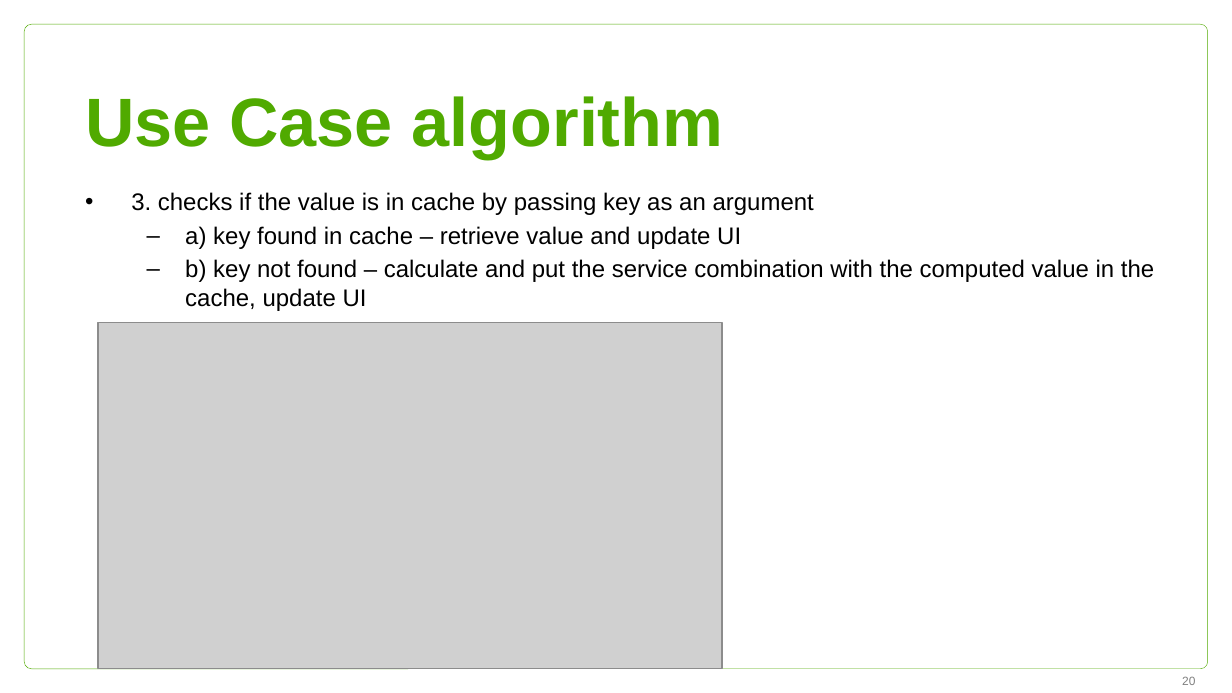
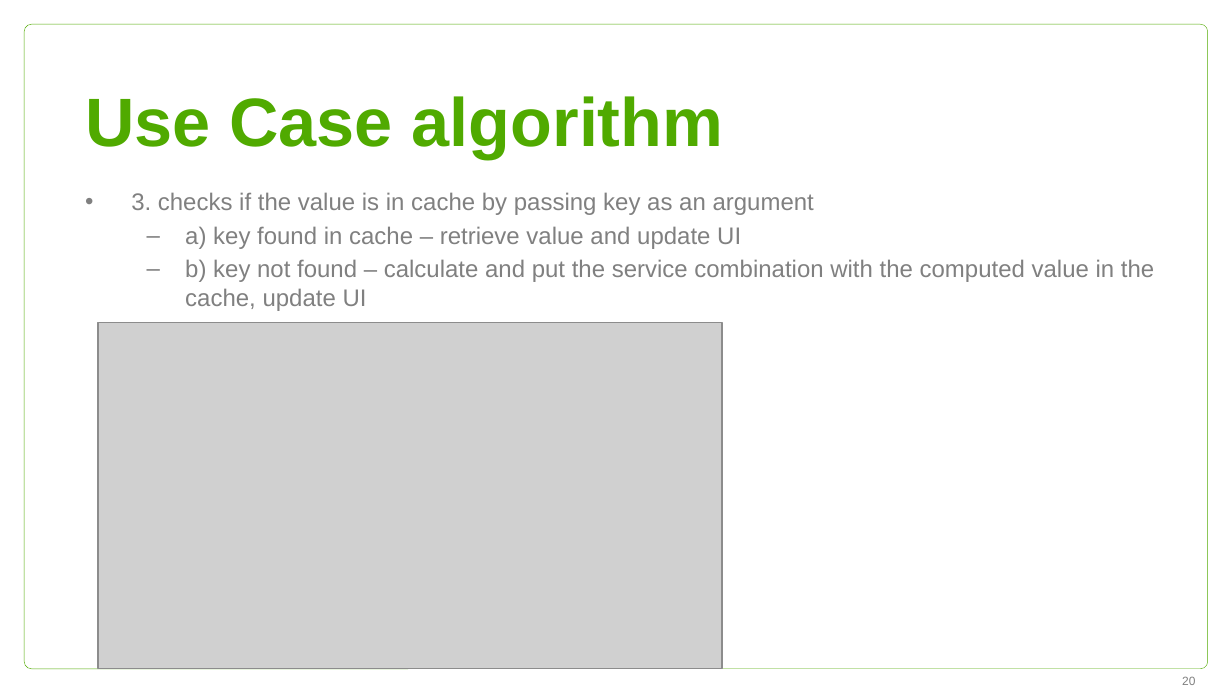
Before and after one commit to Btibor02/GroupWork, a slide deck: slide 20 of Groupwork ppt.pptx. Drawn at 1232x693 pixels with LibreOffice and Linux fonts; fonts in the diff are those of the drawing; grey boxes stand for pictures; background and template pictures are left out. Boxes give left, top, right and bottom in pixels: in the first picture for what was removed or moved away, otherwise in the second. Text is boxed around its words. In the diff, an @@ line names an element or a change of style, - is before the commit and + after.

```diff
--- a/Groupwork ppt.pptx
+++ b/Groupwork ppt.pptx
@@ text "3. checks if the value ..." at [131, 192, 1154, 311]: text colour #000000 to #808080 @@
```
Also in this commit, not shown: 7 other slides changed.
